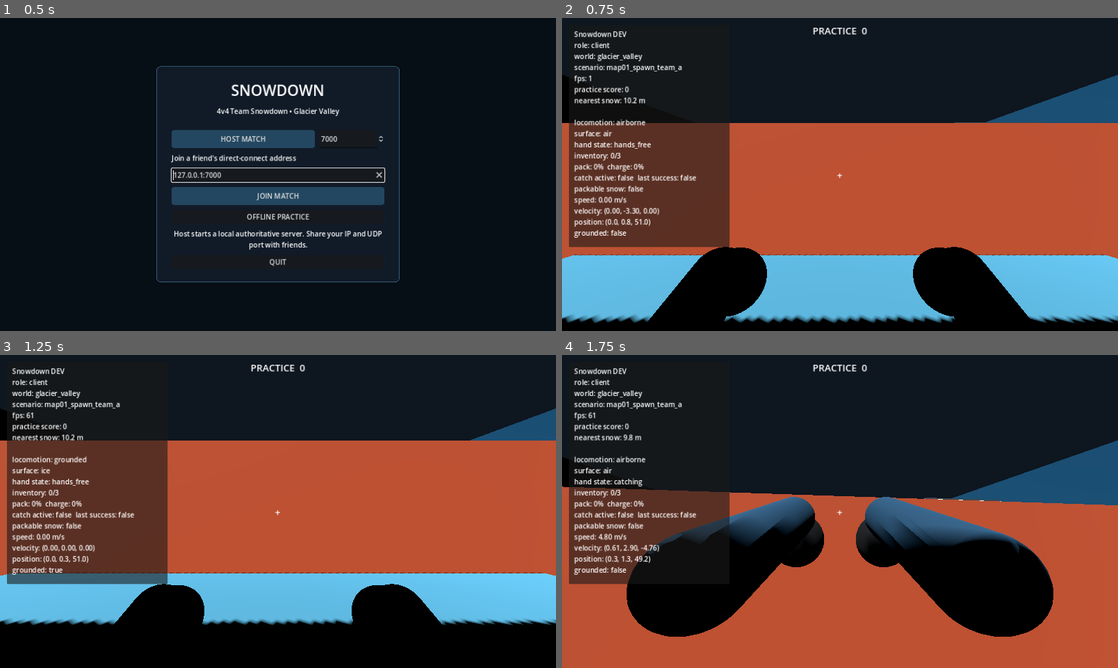
Above: before the commit, frames 1-4 (two rows, left to right).
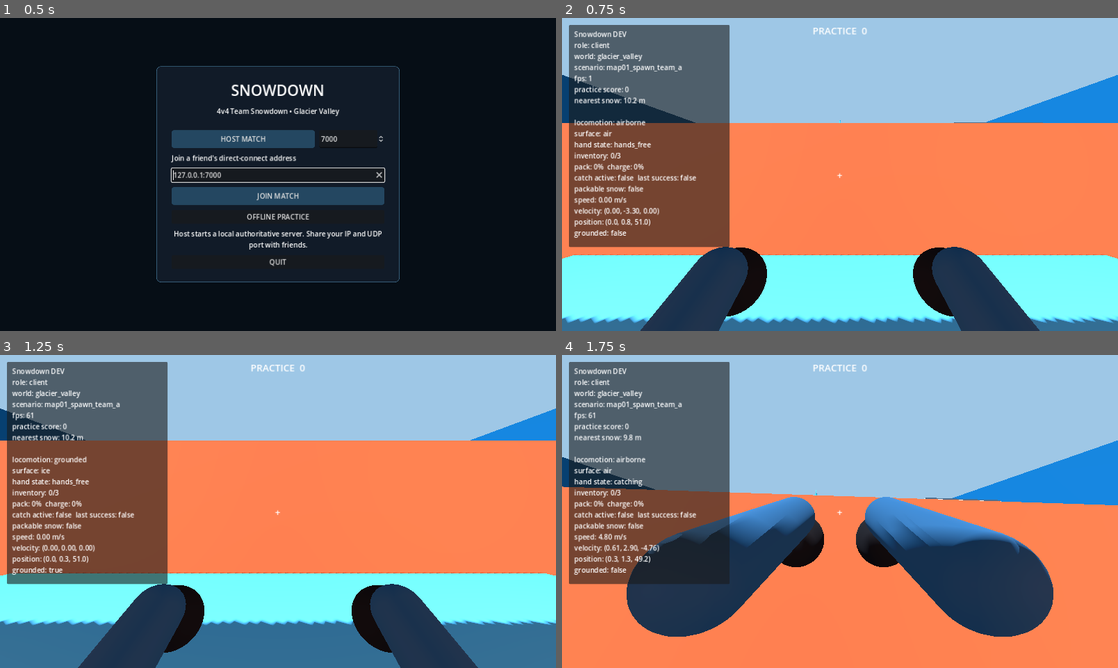
Above: after the commit, the same moments.

Repository: Mohammad-Software-Dev/SnowDownProject
Game: Godot game, scene res://scenes/bootstrap/bootstrap.tscn
The game is run twice, just before and just after one commit, with the same random seed, the same clock (stepped at 60 frames per second) and the same inputs.
Inputs (mouse positions are in pixels of both pictures, inside the frame that each line leads up to):
- Up to frame 1 (0.5 s): no input
- Up to frame 2 (0.75 s): click "OFFLINE PRACTICE" at 0.5 s
- Up to frame 3 (1.25 s): no input
- Up to frame 4 (1.75 s): tap Enter at 1.25 s; move the mouse to (867, 511) at 1.27 s; hold W (move_forward) from 1.28 s (still down); right-click (867, 511) at 1.35 s; click (867, 511) at 1.42 s; tap Space (jump) at 1.52 s

Frame 1 is identical in both runs. In frame 2, 97% of the frame differs, in the area x 0-100%, y 0-100%; in frame 3, 96%; in frame 4, 97%.

Commit message:
M12: integrate Glacier Valley visual identity pass

Diff:
--- a/src/world/glacier_valley.gd
+++ b/src/world/glacier_valley.gd
@@ -24,6 +24,8 @@
 	add_to_group("glacier_valley")
 	add_to_group("prototype_gameplay_world")
 	_build_graybox()
+	if not App.is_server_runtime() and DisplayServer.get_name() != "headless":
+		_build_visual_identity_pass()
 	_build_scenario_marker()
 	_apply_scenario(App.active_scenario)
 	if not App.is_server_runtime():
@@ -66,9 +68,9 @@
 	var width := config.playable_half_width * 2.0
 	var length := config.playable_half_length * 2.0
 	_add_block("ValleyFloor", Vector3(width, 1.0, length), Vector3(0.0, -0.5, 0.0), Vector3.ZERO, COLOR_SNOW)
-	_add_block("FrozenRiver", Vector3(config.river_half_width * 2.0, 0.32, length - 12.0), Vector3(0.0, 0.16, 0.0), Vector3.ZERO, COLOR_ICE, &"fast_surface")
-	_add_block("WestGlacierWall", Vector3(2.0, 18.0, length), Vector3(-config.playable_half_width - 1.0, 8.5, 0.0), Vector3.ZERO, COLOR_DEEP_ICE)
-	_add_block("EastGlacierWall", Vector3(2.0, 18.0, length), Vector3(config.playable_half_width + 1.0, 8.5, 0.0), Vector3.ZERO, COLOR_DEEP_ICE)
+	_add_block("FrozenRiver", Vector3(config.river_half_width * 2.0, 0.32, length - 12.0), Vector3(0.0, 0.16, 0.0), Vector3.ZERO, COLOR_ICE, &"fast_surface", 0.20)
+	_add_block("WestGlacierWall", Vector3(2.0, 18.0, length), Vector3(-config.playable_half_width - 1.0, 8.5, 0.0), Vector3.ZERO, COLOR_DEEP_ICE, &"", 0.48)
+	_add_block("EastGlacierWall", Vector3(2.0, 18.0, length), Vector3(config.playable_half_width + 1.0, 8.5, 0.0), Vector3.ZERO, COLOR_DEEP_ICE, &"", 0.48)
 	_add_block("NorthGlacierWall", Vector3(width, 18.0, 2.0), Vector3(0.0, 8.5, config.playable_half_length + 1.0), Vector3.ZERO, COLOR_ROCK)
 	_add_block("SouthGlacierWall", Vector3(width, 18.0, 2.0), Vector3(0.0, 8.5, -config.playable_half_length - 1.0), Vector3.ZERO, COLOR_ROCK)
 	_build_outpost("TeamAOutpost", 1.0, COLOR_TEAM_A)
@@ -82,7 +84,14 @@
 		_add_snow_source("SnowSource%02d" % index, snow_positions[index])
 	if not App.is_server_runtime():
 		_add_sun()
-		_add_landmark_labels()
+		if App.has_explicit_launch_arguments():
+			_add_landmark_labels()
+
+func _build_visual_identity_pass() -> void:
+	var presenter := GlacierValleyPresenter.new()
+	presenter.name = "GlacierValleyPresentation"
+	presenter.configure(GameConfig.glacier_valley, MAP01_LAYOUT.snow_source_positions(GameConfig.glacier_valley))
+	add_child(presenter)
 
 func _build_outpost(prefix: String, side: float, team_color: Color) -> void:
 	var config := GameConfig.glacier_valley
@@ -94,18 +103,18 @@
 	_add_block(prefix + "RearShelter", Vector3(12.0, 3.2, 1.2), Vector3(0.0, 1.6, spawn_z + 5.0 * side), Vector3.ZERO, COLOR_WOOD)
 
 func _build_glacier_arch() -> void:
-	_add_block("GlacierArchWestPillar", Vector3(4.5, 9.0, 6.0), Vector3(-9.0, 4.5, 0.0), Vector3(0.0, 0.0, 7.0), COLOR_DEEP_ICE)
-	_add_block("GlacierArchEastPillar", Vector3(4.5, 9.0, 6.0), Vector3(9.0, 4.5, 0.0), Vector3(0.0, 0.0, -7.0), COLOR_DEEP_ICE)
-	_add_block("GlacierArchCrown", Vector3(22.0, 3.2, 6.0), Vector3(0.0, 9.5, 0.0), Vector3.ZERO, COLOR_ICE)
+	_add_block("GlacierArchWestPillar", Vector3(4.5, 9.0, 6.0), Vector3(-9.0, 4.5, 0.0), Vector3(0.0, 0.0, 7.0), COLOR_DEEP_ICE, &"", 0.38)
+	_add_block("GlacierArchEastPillar", Vector3(4.5, 9.0, 6.0), Vector3(9.0, 4.5, 0.0), Vector3(0.0, 0.0, -7.0), COLOR_DEEP_ICE, &"", 0.38)
+	_add_block("GlacierArchCrown", Vector3(22.0, 3.2, 6.0), Vector3(0.0, 9.5, 0.0), Vector3.ZERO, COLOR_ICE, &"", 0.30)
 
 func _build_cave_route() -> void:
 	var config := GameConfig.glacier_valley
 	var center_x := config.cave_center_x
 	var route_length := config.cave_half_length * 2.0
 	_add_block("CaveOuterWall", Vector3(1.8, 6.0, route_length), Vector3(center_x - config.cave_half_width, 3.0, 0.0), Vector3.ZERO, COLOR_ROCK)
-	_add_block("CaveInnerWallNorth", Vector3(1.8, 6.0, 22.0), Vector3(center_x + config.cave_half_width, 3.0, 17.0), Vector3.ZERO, COLOR_DEEP_ICE)
-	_add_block("CaveInnerWallSouth", Vector3(1.8, 6.0, 22.0), Vector3(center_x + config.cave_half_width, 3.0, -17.0), Vector3.ZERO, COLOR_DEEP_ICE)
-	_add_block("CaveRoof", Vector3(config.cave_half_width * 2.0, 1.0, route_length), Vector3(center_x, 5.8, 0.0), Vector3.ZERO, COLOR_DEEP_ICE)
+	_add_block("CaveInnerWallNorth", Vector3(1.8, 6.0, 22.0), Vector3(center_x + config.cave_half_width, 3.0, 17.0), Vector3.ZERO, COLOR_DEEP_ICE, &"", 0.40)
+	_add_block("CaveInnerWallSouth", Vector3(1.8, 6.0, 22.0), Vector3(center_x + config.cave_half_width, 3.0, -17.0), Vector3.ZERO, COLOR_DEEP_ICE, &"", 0.40)
+	_add_block("CaveRoof", Vector3(config.cave_half_width * 2.0, 1.0, route_length), Vector3(center_x, 5.8, 0.0), Vector3.ZERO, COLOR_DEEP_ICE, &"", 0.36)
 	_add_block("CaveBendNorth", Vector3(5.0, 3.0, 2.0), Vector3(center_x - 2.0, 1.5, 12.0), Vector3(0.0, 22.0, 0.0), COLOR_ROCK)
 	_add_block("CaveBendSouth", Vector3(5.0, 3.0, 2.0), Vector3(center_x + 2.0, 1.5, -12.0), Vector3(0.0, -22.0, 0.0), COLOR_ROCK)
 
@@ -115,19 +124,19 @@
 	_add_block("HighShelf", Vector3(config.shelf_half_width * 2.0, 2.0, config.shelf_half_length * 2.0), Vector3(x, config.high_shelf_height - 1.0, 0.0), Vector3.ZERO, COLOR_ROCK)
 	_add_block("HighShelfNorthRamp", Vector3(config.shelf_half_width * 2.0, 1.0, 30.0), Vector3(x, 5.7, 30.0), Vector3(23.0, 0.0, 0.0), COLOR_SNOW)
 	_add_block("HighShelfSouthRamp", Vector3(config.shelf_half_width * 2.0, 1.0, 30.0), Vector3(x, 5.7, -30.0), Vector3(-23.0, 0.0, 0.0), COLOR_SNOW)
-	_add_block("HighShelfSparseCover", Vector3(4.0, 2.0, 3.0), Vector3(x + 3.0, config.high_shelf_height + 1.0, -5.0), Vector3.ZERO, COLOR_DEEP_ICE)
+	_add_block("HighShelfSparseCover", Vector3(4.0, 2.0, 3.0), Vector3(x + 3.0, config.high_shelf_height + 1.0, -5.0), Vector3.ZERO, COLOR_DEEP_ICE, &"", 0.44)
 
 func _build_cover_rhythm() -> void:
-	_add_block("RiverCoverNorth", Vector3(6.0, 2.0, 2.4), Vector3(4.0, 1.0, 20.0), Vector3(0.0, 18.0, 0.0), COLOR_DEEP_ICE)
-	_add_block("RiverCoverSouth", Vector3(6.0, 2.0, 2.4), Vector3(-4.0, 1.0, -20.0), Vector3(0.0, -18.0, 0.0), COLOR_DEEP_ICE)
+	_add_block("RiverCoverNorth", Vector3(6.0, 2.0, 2.4), Vector3(4.0, 1.0, 20.0), Vector3(0.0, 18.0, 0.0), COLOR_DEEP_ICE, &"", 0.44)
+	_add_block("RiverCoverSouth", Vector3(6.0, 2.0, 2.4), Vector3(-4.0, 1.0, -20.0), Vector3(0.0, -18.0, 0.0), COLOR_DEEP_ICE, &"", 0.44)
 	_add_block("MidSnowbankNorthWest", Vector3(9.0, 1.8, 2.5), Vector3(-14.0, 0.9, 16.0), Vector3(0.0, 28.0, 0.0), COLOR_SNOW)
 	_add_block("MidSnowbankSouthEast", Vector3(9.0, 1.8, 2.5), Vector3(14.0, 0.9, -16.0), Vector3(0.0, -28.0, 0.0), COLOR_SNOW)
 	_add_block("ArchCounterNorthEast", Vector3(5.0, 3.0, 4.0), Vector3(17.0, 1.5, 10.0), Vector3(0.0, 15.0, 0.0), COLOR_ROCK)
 	_add_block("ArchCounterSouthWest", Vector3(5.0, 3.0, 4.0), Vector3(-17.0, 1.5, -10.0), Vector3(0.0, -15.0, 0.0), COLOR_ROCK)
-	_add_block("BrokenGlacierA", Vector3(5.0, 5.5, 5.0), Vector3(20.0, 2.75, 25.0), Vector3(0.0, 18.0, 5.0), COLOR_DEEP_ICE)
-	_add_block("BrokenGlacierB", Vector3(4.0, 3.8, 7.0), Vector3(18.0, 1.9, -28.0), Vector3(0.0, -24.0, 0.0), COLOR_DEEP_ICE)
-
-func _add_block(name: String, size: Vector3, position: Vector3, rotation: Vector3, color: Color, group_name: StringName = &"") -> StaticBody3D:
+	_add_block("BrokenGlacierA", Vector3(5.0, 5.5, 5.0), Vector3(20.0, 2.75, 25.0), Vector3(0.0, 18.0, 5.0), COLOR_DEEP_ICE, &"", 0.42)
+	_add_block("BrokenGlacierB", Vector3(4.0, 3.8, 7.0), Vector3(18.0, 1.9, -28.0), Vector3(0.0, -24.0, 0.0), COLOR_DEEP_ICE, &"", 0.42)
+
+func _add_block(name: String, size: Vector3, position: Vector3, rotation: Vector3, color: Color, group_name: StringName = &"", roughness: float = 0.9) -> StaticBody3D:
 	var body := StaticBody3D.new()
 	body.name = name
 	body.position = position
@@ -147,7 +156,7 @@
 		box.size = size
 		var mesh := MeshInstance3D.new()
 		mesh.mesh = box
-		mesh.material_override = _make_material(color)
+		mesh.material_override = _make_material(color, roughness)
 		body.add_child(mesh)
 	return body
 
@@ -169,7 +178,7 @@
 		box.size = Vector3(5.0, 0.25, 5.0)
 		var mesh := MeshInstance3D.new()
 		mesh.mesh = box
-		mesh.material_override = _make_material(Color(0.94, 0.98, 1.0, 1.0))
+		mesh.material_override = _make_material(Color(0.94, 0.98, 1.0, 1.0), 1.0)
 		source.add_child(mesh)
 
 func _build_scenario_marker() -> void:
@@ -255,7 +264,8 @@
 	var sun := DirectionalLight3D.new()
 	sun.name = "Sun"
 	sun.rotation_degrees = Vector3(-52.0, -28.0, 0.0)
-	sun.light_energy = 1.2
+	sun.light_color = Color(0.88, 0.95, 1.0, 1.0)
+	sun.light_energy = 1.28
 	sun.shadow_enabled = true
 	add_child(sun)
 
@@ -274,8 +284,8 @@
 	label.outline_size = 8
 	add_child(label)
 
-func _make_material(color: Color) -> StandardMaterial3D:
+func _make_material(color: Color, roughness: float = 0.9) -> StandardMaterial3D:
 	var material := StandardMaterial3D.new()
 	material.albedo_color = color
-	material.roughness = 0.9
+	material.roughness = roughness
 	return material
